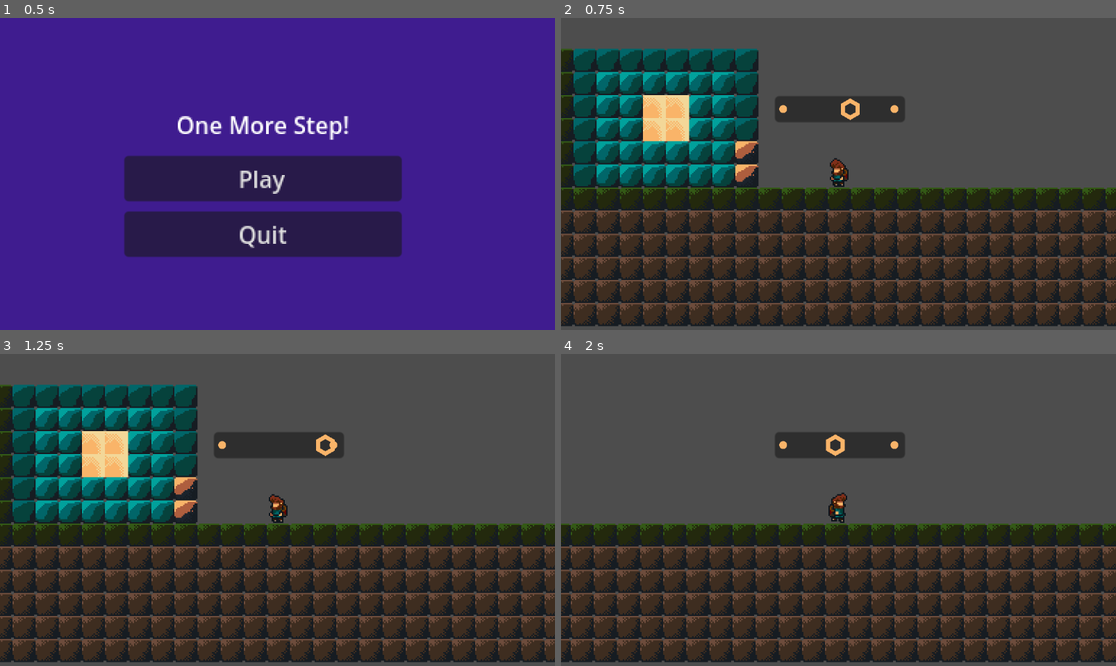
Above: before the commit, frames 1-4 (two rows, left to right).
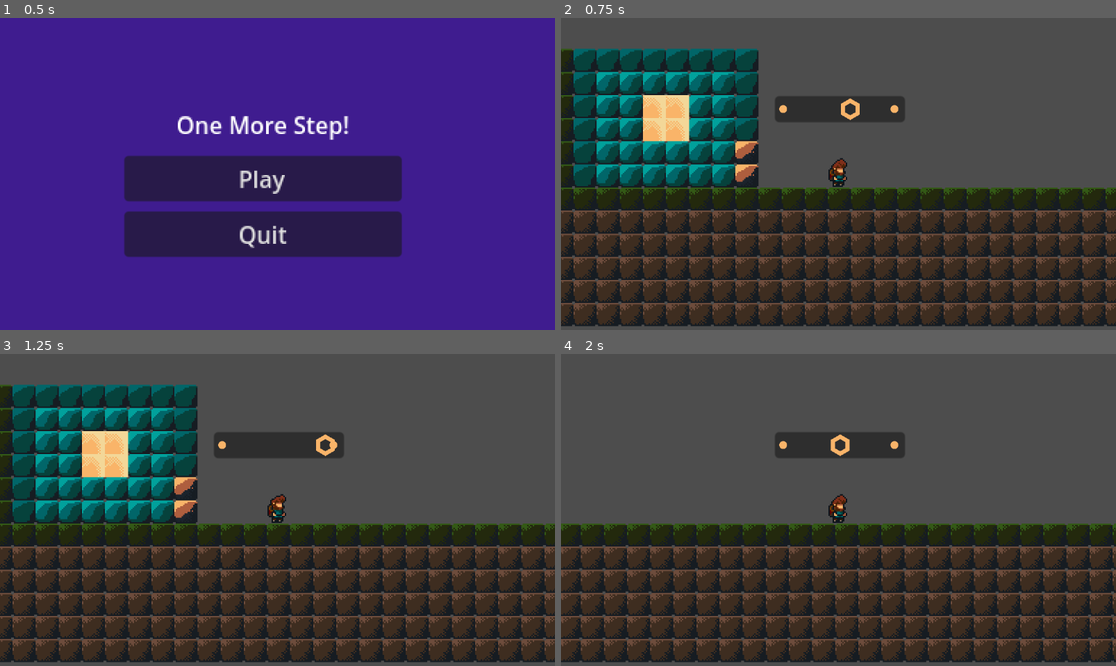
Above: after the commit, the same moments.

Repository: ShadowRaven235/One-more-step
Game: Godot game, scene res://Scenes/menu.tscn
Two runs of this game, one before a commit and one after it. Both use one fixed random seed, a clock stepped at 60 frames per second and the inputs below.
Inputs:
- Up to frame 1 (0.5 s): no input
- Up to frame 2 (0.75 s): click "Play" at 0.5 s
- Up to frame 3 (1.25 s): no input
- Up to frame 4 (2 s): tap Enter (ui_accept) at 1.25, 1.35, 1.52, 1.82 s; hold Right (ui_right) from 1.28 s (still down)

Frame 1 is identical in both runs. In frame 2, 0.2% of the frame differs, in the area x 48-52%, y 44-55%; in frame 3, 0.2%; in frame 4, 21%, in the area x 0-100%, y 25-99%.

Commit message:
Hooking up stepping

Diff:
--- /dev/null
+++ b/Global/Utils.gd
@@ -0,0 +1,7 @@
+extends Node
+
+
+var steps = 0
+var canStep = false
+var tripped = false
+var gameOver = false
--- a/Player.gd
+++ b/Player.gd
@@ -1,37 +1,49 @@
 extends CharacterBody2D
-
 
 const SPEED = 300.0
 const JUMP_VELOCITY = -400.0
+const maxStepTime = 0.5
 
 # Get the gravity from the project settings to be synced with RigidBody nodes.
 var gravity = ProjectSettings.get_setting("physics/2d/default_gravity")
 @onready var animations = get_node("AnimationPlayer")
 
+var stepping = false
+var stepTime = maxStepTime
+
 func _ready():
 	animations.play("Idle")
+	get_node("AnimatedSprite2D").flip_h = true
 
 func _physics_process(delta):
 	# Add the gravity.
 	if not is_on_floor():
 		velocity.y += gravity * delta
 
-	# Handle jump.
-	#if Input.is_action_just_pressed("ui_accept") and is_on_floor():
-	#	velocity.y = JUMP_VELOCITY
+	if Utils.tripped and not Utils.gameOver:
+		animations.play("Death")
+		Utils.gameOver = true
 
-	# Get the input direction and handle the movement/deceleration.
-	# As good practice, you should replace UI actions with custom gameplay actions.
-	var direction = Input.get_axis("ui_left", "ui_right")
-	if direction == -1:
-		get_node("AnimatedSprite2D").flip_h = false
-	elif direction == 1:
-		get_node("AnimatedSprite2D").flip_h = true
+	if not Utils.tripped:
+		# Handle jump.
+		#if Input.is_action_just_pressed("ui_accept") and is_on_floor():
+		#	velocity.y = JUMP_VELOCITY
 
-	if direction:
-		velocity.x = direction * SPEED
-		animations.play("Step")
-	else:
-		velocity.x = move_toward(velocity.x, 0, SPEED)
-		animations.play("Idle")
+		# Get the input direction and handle the movement/deceleration.
+		# As good practice, you should replace UI actions with custom gameplay actions.
+		var direction = Input.get_axis("ui_left", "ui_right")
+
+		if direction and (Utils.canStep and (Input.is_action_just_pressed("ui_left") or Input.is_action_just_pressed("ui_right")) or stepping):
+			velocity.x = SPEED
+			animations.play("Step")
+			stepping = true
+			stepTime -= delta
+			if stepTime <= 0:
+				stepping = false
+				stepTime = maxStepTime
+		else:
+			velocity.x = move_toward(velocity.x, 0, SPEED)
+			animations.play("Idle")
+			stepping = false
+			stepTime = maxStepTime
 	move_and_slide()
--- a/Step.gd
+++ b/Step.gd
@@ -1,30 +1,26 @@
 extends Area2D
 
-var canStep = false
 var direction = 1
 
 func _ready():
 	var tween = get_tree().create_tween()
 	tween.tween_property(self, "position", position + Vector2(100 * direction,0), 2)
 
-func _process(delta):
-	if canStep and Input.is_action_just_pressed("ui_accept"):
+func _physics_process(delta):
+	if Utils.canStep and ((direction == 1 and Input.is_action_just_pressed("ui_right")) or (direction == -1 and Input.is_action_just_pressed("ui_left"))):
 		direction = direction * -1
 		var tween = get_tree().create_tween()
 		tween.tween_property(self, "position", position + Vector2(100 * direction,0), 2)
-		canStep = false
-		print("step")
+		Utils.canStep = false
 
 func _on_area_entered(area):
 	if area.name == "Trip":
-		print("trip")
+		Utils.tripped = true
 		queue_free()
 	if "Marker" in area.name:
-		canStep = true
-		print("step on")
+		Utils.canStep = true
 
 
 func _on_area_exited(area):
 	if "Marker" in area.name:
-		canStep = false
-		print("step off")
+		Utils.canStep = false
--- a/project.godot
+++ b/project.godot
@@ -15,6 +15,10 @@
 config/features=PackedStringArray("4.2", "Forward Plus")
 config/icon="res://icon.svg"
 
+[autoload]
+
+Utils="*res://Global/Utils.gd"
+
 [rendering]
 
 textures/canvas_textures/default_texture_filter=0
